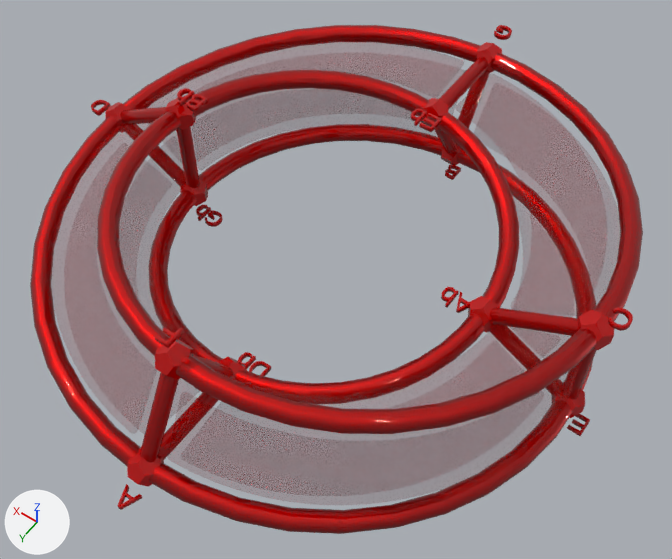
Two versions of the Blender file asset_pipeline/blender_file/harmony_structure.blend, one commit apart.
Before and after are seen from a camera (50 mm lens) standing at (-10.57, 14.95, 21.29) and looking at (-0.43, 0.76, -1.01). The lights are fixed; the arrows at lower left show +X, +Y and +Z.

Objects in the first picture: 'A', 'Ab', 'B', 'Bb', 'C', 'D', 'Db', 'E', 'Eb', 'F', 'G', 'Gb', 'curve_00', 'curve_01', 'curve_02', 'curve_03', 'curve_04', 'curve_05', 'curve_06', 'curve_07', 'curve_08', 'curve_09', 'curve_10', 'curve_11'.
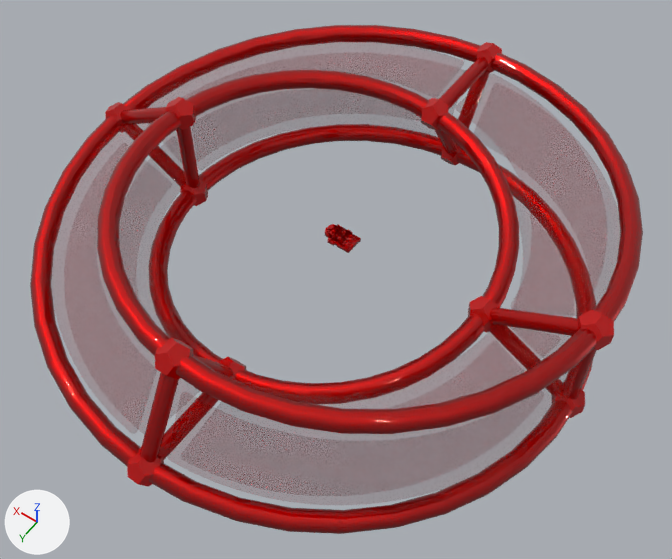
Location of each change, [x1, y1, x2, y2] in pixels of the pictures (672 x 559 px; the box of a moved part takes in the faces that stretch with it):
'Eb', mesh moved, surface changed: before [411, 109, 441, 132]; after [329, 227, 359, 253]
'Bb', mesh moved, surface changed: before [177, 88, 208, 113]; after [327, 225, 358, 248]
'Ab', mesh moved, surface changed: before [441, 287, 475, 313]; after [329, 226, 361, 246]
'Gb', mesh moved: before [196, 204, 223, 227]; after [325, 224, 356, 247]
'Db', mesh moved, surface changed: before [238, 352, 271, 376]; after [327, 226, 358, 249]
'C', mesh moved, surface changed: before [608, 308, 633, 331]; after [332, 227, 348, 241]
'F', mesh moved: before [154, 327, 184, 348]; after [328, 229, 351, 240]
'A', mesh moved, surface changed: before [117, 484, 142, 510]; after [334, 224, 353, 240]
'E', mesh moved, surface changed: before [567, 413, 590, 437]; after [328, 226, 349, 243]
'D', mesh moved, surface changed: before [91, 100, 111, 116]; after [331, 229, 351, 246]
'G', mesh moved: before [494, 25, 512, 40]; after [330, 227, 347, 242]
'B', mesh moved, surface changed: before [445, 164, 461, 180]; after [332, 228, 352, 244]
part 4 of me_eb_002, moved or reshaped: before [411, 109, 441, 132]; after [329, 227, 359, 253]
part 6 of me_e_002, moved or reshaped: before [567, 413, 590, 437]; after [328, 226, 349, 243]
part 8 of me_db_002, moved or reshaped: before [238, 352, 271, 376]; after [327, 226, 358, 249]
part 10 of me_d_002, moved or reshaped: before [91, 100, 111, 116]; after [331, 229, 351, 246]
part 12 of me_c_002, moved or reshaped: before [608, 308, 633, 331]; after [332, 227, 348, 241]
part 14 of me_bb_002, moved or reshaped: before [177, 88, 208, 113]; after [327, 225, 358, 248]
part 16 of me_b_002, moved or reshaped: before [445, 164, 461, 180]; after [332, 228, 352, 244]
part 18 of me_ab_002, moved or reshaped: before [441, 287, 473, 313]; after [329, 226, 361, 246]
part 20 of me_a_002, moved or reshaped: before [117, 484, 142, 510]; after [334, 224, 353, 240]

Diff of the bpy script that builds the scene:
```diff
--- a/asset_pipeline/blender_file/harmony_structure.blend.py
+++ b/asset_pipeline/blender_file/harmony_structure.blend.py
@@ me_gb_002 @@
 me_gb_002.from_pydata(...)  # 168 vertices, 332 faces; spans x 4.947..5.966, y -0.254..0.358, z -2.673..-2.523
+# me_gb_002 part 1: the whole mesh is moved by (-5.5, 0.0, 2.598)
 me_gb_002.materials.append(mat_onyx12tone)
@@ me_g_002 @@
 me_g_002.from_pydata(...)  # 80 vertices, 156 faces; spans x -0.284..0.26, y -9.878..-9.288, z 1.425..1.575
+# me_g_002 part 2: the whole mesh is moved by (0.0, 9.598, -1.5)
 me_g_002.materials.append(mat_onyx12tone)
@@ me_f_002 @@
 me_f_002.from_pydata(...)  # 20 vertices, 36 faces; spans x -0.192..0.215, y 6.678..7.251, z 2.925..3.075
+# me_f_002 part 3: the whole mesh is moved by (0.0, -7.0, -3.0)
 me_f_002.materials.append(mat_onyx12tone)
@@ me_eb_002 @@
-me_eb_002.from_pydata(...)  # 112 vertices, 220 faces; spans x -0.588..0.315, y -4.647..-4.035, z 1.425..1.575
+me_eb_002.from_pydata(...)  # 112 vertices, 220 faces; spans x -0.588..0.315, y -0.245..0.367, z -0.075..0.075
+# me_eb_002 part 4: the whole mesh is moved by (0.0, 4.402, -1.5)
+# me_eb_002 part 5: texture (UV) coordinates changed
 me_eb_002.materials.append(mat_onyx12tone)
@@ me_e_002 @@
-me_e_002.from_pydata(...)  # 24 vertices, 44 faces; spans x -8.742..-8.29, y -0.289..0.284, z -2.673..-2.523
+me_e_002.from_pydata(...)  # 24 vertices, 44 faces; spans x -0.242..0.21, y -0.289..0.284, z -0.075..0.075
+# me_e_002 part 6: the whole mesh is moved by (8.5, 0.0, 2.598)
+# me_e_002 part 7: texture (UV) coordinates changed
 me_e_002.materials.append(mat_onyx12tone)
@@ me_db_002 @@
-me_db_002.from_pydata(...)  # 140 vertices, 280 faces; spans x -0.569..0.379, y 4.156..4.768, z -1.575..-1.425
+me_db_002.from_pydata(...)  # 140 vertices, 280 faces; spans x -0.569..0.379, y -0.246..0.366, z -0.075..0.075
+# me_db_002 part 8: the whole mesh is moved by (0.0, -4.402, 1.5)
+# me_db_002 part 9: texture (UV) coordinates changed
 me_db_002.materials.append(mat_onyx12tone)
@@ me_d_002 @@
-me_d_002.from_pydata(...)  # 52 vertices, 104 faces; spans x 9.698..10.191, y -0.263..0.311, z -0.075..0.075
+me_d_002.from_pydata(...)  # 52 vertices, 104 faces; spans x -0.302..0.191, y -0.263..0.311, z -0.075..0.075
+# me_d_002 part 10: the whole mesh is moved by (-10.0, 0.0, 0.0)
+# me_d_002 part 11: texture (UV) coordinates changed
 me_d_002.materials.append(mat_onyx12tone)
@@ me_c_002 @@
-me_c_002.from_pydata(...)  # 68 vertices, 132 faces; spans x -8.759..-8.231, y -0.297..0.293, z 2.523..2.673
+me_c_002.from_pydata(...)  # 68 vertices, 132 faces; spans x -0.259..0.269, y -0.297..0.293, z -0.075..0.075
+# me_c_002 part 12: the whole mesh is moved by (8.5, 0.0, -2.598)
+# me_c_002 part 13: texture (UV) coordinates changed
 me_c_002.materials.append(mat_onyx12tone)
@@ me_bb_002 @@
-me_bb_002.from_pydata(...)  # 162 vertices, 328 faces; spans x 5.001..5.904, y -0.259..0.353, z 2.523..2.673
+me_bb_002.from_pydata(...)  # 162 vertices, 328 faces; spans x -0.499..0.404, y -0.259..0.353, z -0.075..0.075
+# me_bb_002 part 14: the whole mesh is moved by (-5.5, 0.0, -2.598)
+# me_bb_002 part 15: texture (UV) coordinates changed
 me_bb_002.materials.append(mat_onyx12tone)
@@ me_b_002 @@
-me_b_002.from_pydata(...)  # 74 vertices, 152 faces; spans x -0.281..0.163, y -7.285..-6.711, z -3.075..-2.925
+me_b_002.from_pydata(...)  # 74 vertices, 152 faces; spans x -0.281..0.163, y -0.285..0.289, z -0.075..0.075
+# me_b_002 part 16: the whole mesh is moved by (0.0, 7.0, 3.0)
+# me_b_002 part 17: texture (UV) coordinates changed
 me_b_002.materials.append(mat_onyx12tone)
@@ me_ab_002 @@
-me_ab_002.from_pydata(...)  # 122 vertices, 244 faces; spans x -4.617..-3.648, y -0.254..0.358, z -0.075..0.075
+me_ab_002.from_pydata(...)  # 122 vertices, 244 faces; spans x -0.617..0.352, y -0.254..0.358, z -0.075..0.075
+# me_ab_002 part 18: the whole mesh is moved by (4.0, 0.0, 0.0)
+# me_ab_002 part 19: texture (UV) coordinates changed
 me_ab_002.materials.append(mat_onyx12tone)
@@ me_a_002 @@
-me_a_002.from_pydata(...)  # 34 vertices, 68 faces; spans x -0.278..0.275, y 9.293..9.866, z -1.575..-1.425
+me_a_002.from_pydata(...)  # 34 vertices, 68 faces; spans x -0.278..0.275, y -0.305..0.268, z -0.075..0.075
+# me_a_002 part 20: the whole mesh is moved by (0.0, -9.598, 1.5)
+# me_a_002 part 21: texture (UV) coordinates changed
 me_a_002.materials.append(mat_onyx12tone)
```
